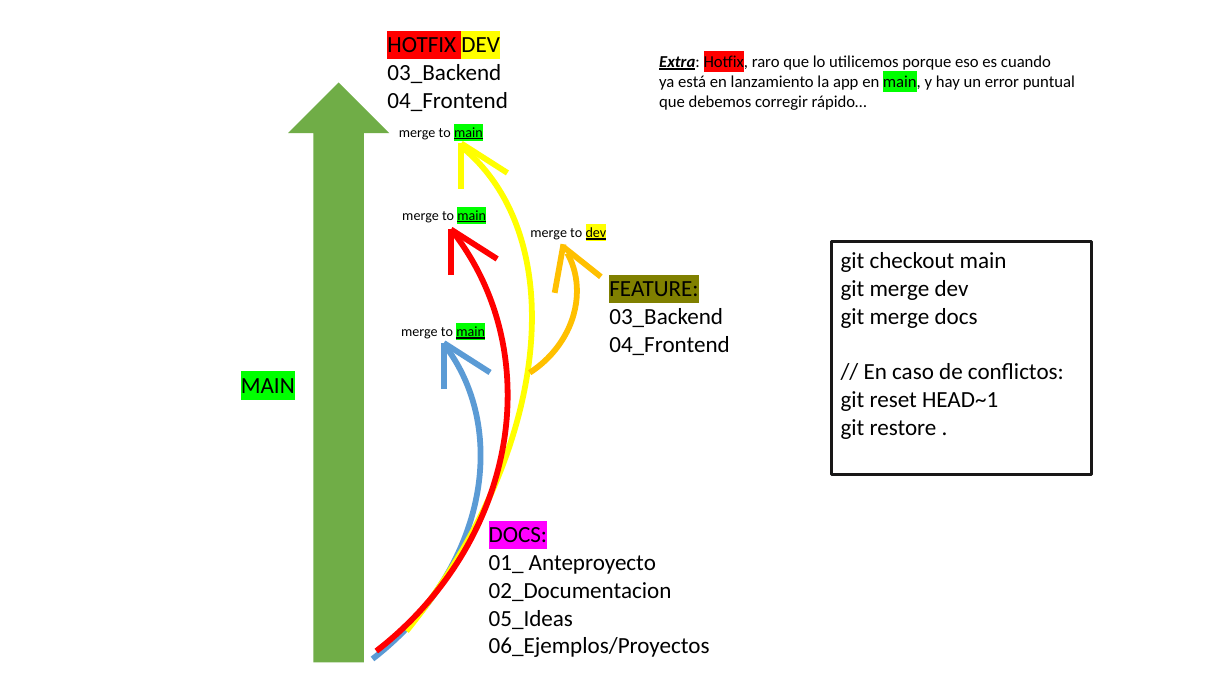
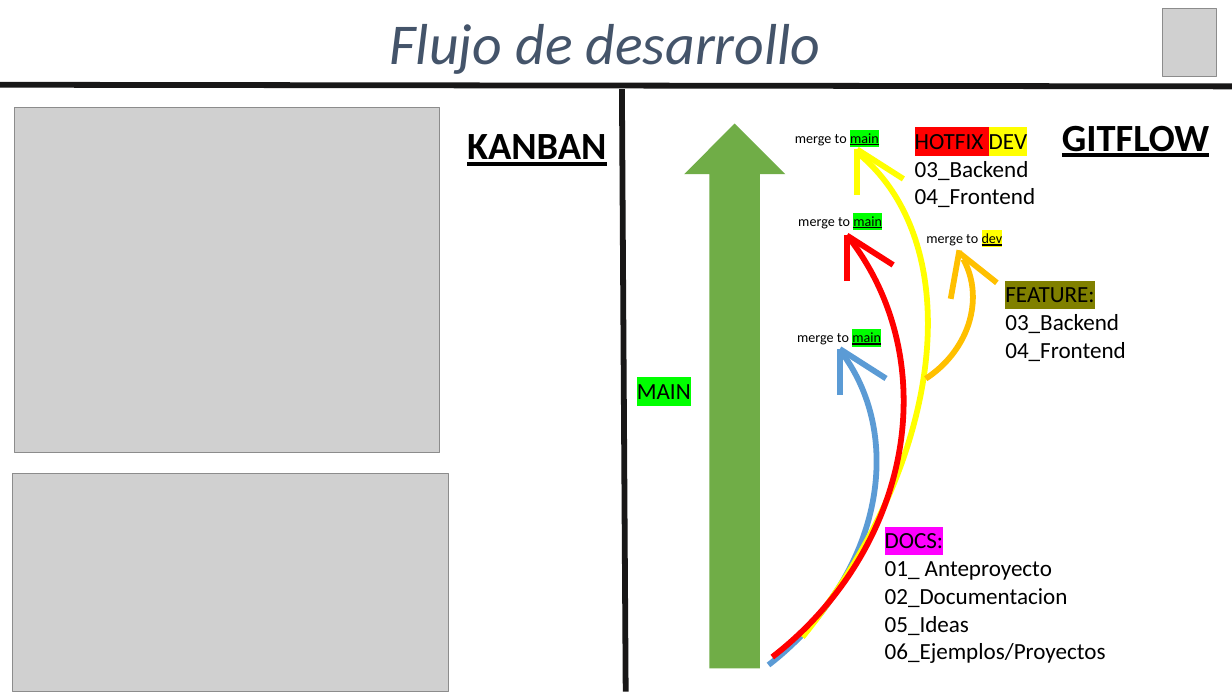
Before and after one commit to agchivite/Wewiza, a slide deck: slide 4 of 02_Documentacion/Presentacion_Wewiza.pptx (slide 10 before the commit). Drawn at 1232x693 pixels with LibreOffice and Linux fonts; fonts in the diff are those of the drawing; grey boxes stand for pictures. Boxes give left, top, right and bottom in pixels: in the first picture for what was removed or moved away, otherwise in the second. Text is boxed around its words. In the diff, an @@ line names an element or a change of style, - is before the commit and + after.

Commit message:
[Update] Big update to slide

```diff
--- a/02_Documentacion/Presentacion_Wewiza.pptx
+++ b/02_Documentacion/Presentacion_Wewiza.pptx
@@ text added at [389,24,821,74], 45 pt, text #44546A, italic @@
+Flujo de desarrollo
@@ picture added at [1163,8,1216,76] @@
@@ text removed at [659,53,1075,110] @@
-Extra: Hotfix, raro que lo utilicemos porque eso es cuando
-ya está en lanzamiento la app en main, y hay un error puntual
-que debemos corregir rápido…
@@ line added from (0, 85) to (1232, 87), #181717 4.5 pt @@
@@ line added from (622, 89) to (626, 692), #181717 4.5 pt @@
@@ picture added at [15,107,440,453] @@
@@ text added at [467,134,606,166], 30 pt, text #000000, bold, underline @@
+KANBAN
@@ right arrow: place and size @@
-right arrow at [290,83,388,662]
+right arrow at [686,125,784,668]
@@ text "HOTFIX DEV" rewrapped from [387,37,507,111] to [915,129,1035,207] @@
@@ text added at [1062,125,1209,157], 30 pt, text #000000, bold, underline @@
+GITFLOW
@@ rectangle removed at [832,241,1092,474] @@
-git checkout main
-git merge dev
-git merge docs
-// En caso de conflictos:
-git reset HEAD~1
-git restore .
@@ 8 lines, 7 texts, 4 arc (boxed as its full ellipse)s: place and size @@
-8 lines, 7 texts, 4 arc (boxed as its full ellipse)s at [0,0,729,693]
+8 lines, 7 texts, 4 arc (boxed as its full ellipse)s at [136,0,1125,693]
@@ picture added at [13,474,449,692] @@
```
Also in this commit, not shown: 7 other slides changed, 8 slides added, 2 slides removed.
